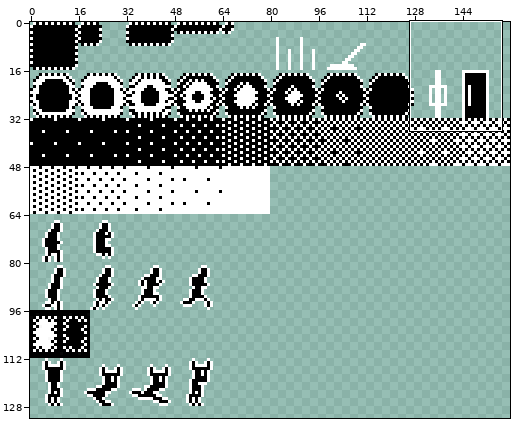
Sprite sheet -- assets/texture/sprite_sheet.png. Above, an overview of the earlier version with the close-up marked.
Close-up. First the earlier version:
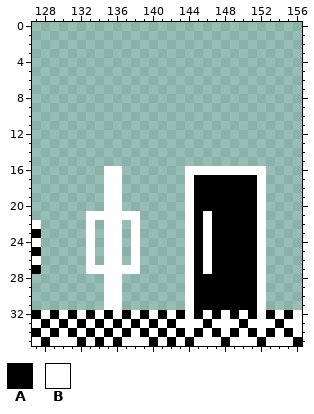
The file is 160x160 pixels. Colours within 5 levels of each other are drawn and written as one. Shown: x 127..156, y 0..35. The wide view leaves out empty margins.
Palette (. is transparent): A #000000  B #ffffff
Pixels before, first column x 127:
16 ........BB.......BBBBBBBBB....
17 ........BB.......BAAAAAAAB....
18 ........BB.......BAAAAAAAB....
19 ........BB.......BAAAAAAAB....
20 ........BB.......BAAAAAAAB....
21 ......BBBBBB.....BABAAAAAB....
22 B.....B.BB.B.....BABAAAAAB....
23 A.....B.BB.B.....BABAAAAAB....
24 B.....B.BB.B.....BABAAAAAB....
25 A.....B.BB.B.....BABAAAAAB....
26 B.....B.BB.B.....BABAAAAAB....
27 A.....BBBBBB.....BABAAAAAB....
28 ........BB.......BAAAAAAAB....
29 ........BB.......BAAAAAAAB....
30 ........BB.......BAAAAAAAB....
31 ........BB.......BAAAAAAAB....
32 ABABABABABABABABABABABABABABAB
33 BABABABABABABABABBBABBBABBBABB
34 ABABABABABABABABABABABABABABAB
35 BABBBABABABBBABABABBBABBBABBBA
Now the later version:
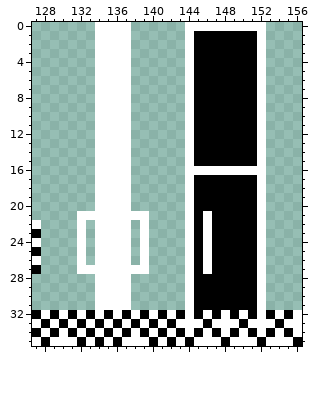
Edits made:
y 0: x 134..137 .... -> BBBB; x 144..152 ......... -> BBBBBBBBB
y 1..15: x 134..137 .... -> BBBB; x 144..152 ......... -> BAAAAAAAB
y 16..20: x 134 . -> B; x 137 . -> B
y 21: x 132 . -> B; x 139 . -> B
y 22..26: x 132..134 .B. -> B.B; x 137..139 .B. -> B.B
y 27: x 132 . -> B; x 139 . -> B
y 28..31: x 134 . -> B; x 137 . -> B
Where, in picture pixels (left, top, right, bottom), the same in both close-ups:
changed: (77, 22, 149, 310)
added: (185, 22, 266, 166)
